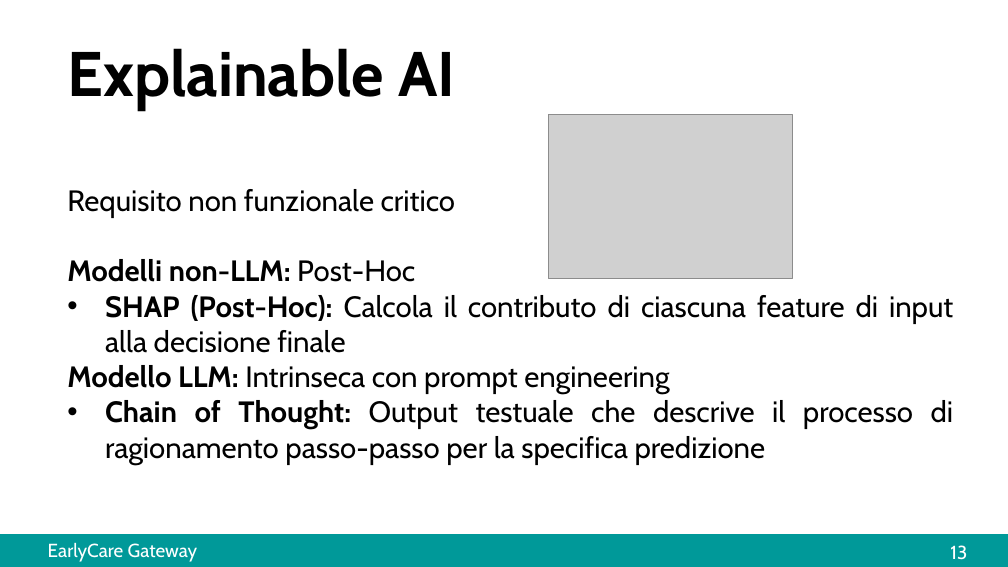
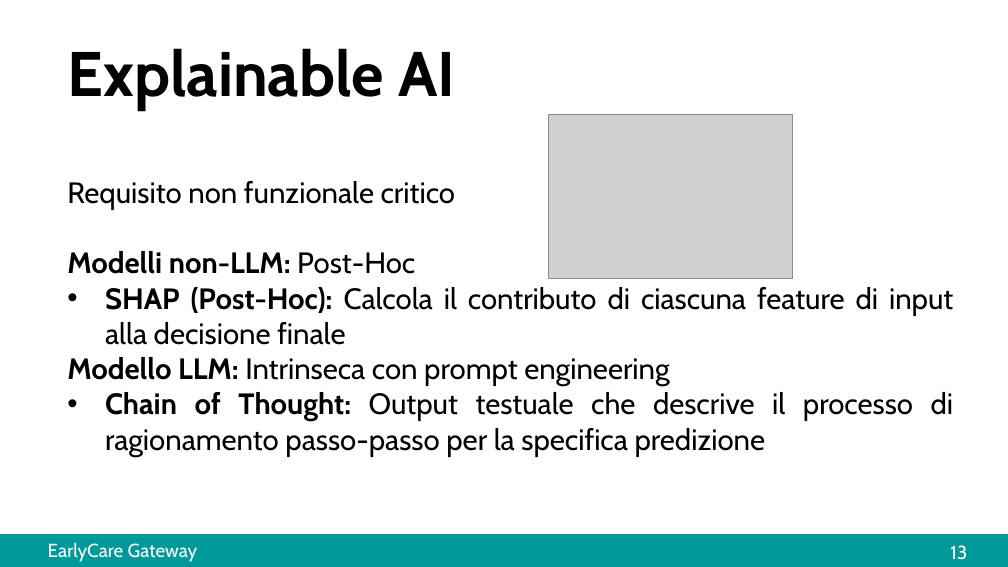
Before and after one commit to carrieroroberto/early_care_gateway, a slide deck: slide 14 of docs/presentation_powerpoint.pptx. Drawn at 1008x567 pixels with LibreOffice and Linux fonts; fonts in the diff are those of the drawing; grey boxes stand for pictures. Boxes give left, top, right and bottom in pixels: in the first picture for what was removed or moved away, otherwise in the second. Text is boxed around its words. In the diff, an @@ line names an element or a change of style, - is before the commit and + after.

```diff
--- a/docs/presentation_powerpoint.pptx
+++ b/docs/presentation_powerpoint.pptx
@@ text "Requisito non funzionale critico": place and size @@
-text "Requisito non funzionale critico" at (67, 189, 954, 465)
+text "Requisito non funzionale critico" at (67, 181, 954, 457)
```
Also in this commit, not shown: 1 other slide changed.
